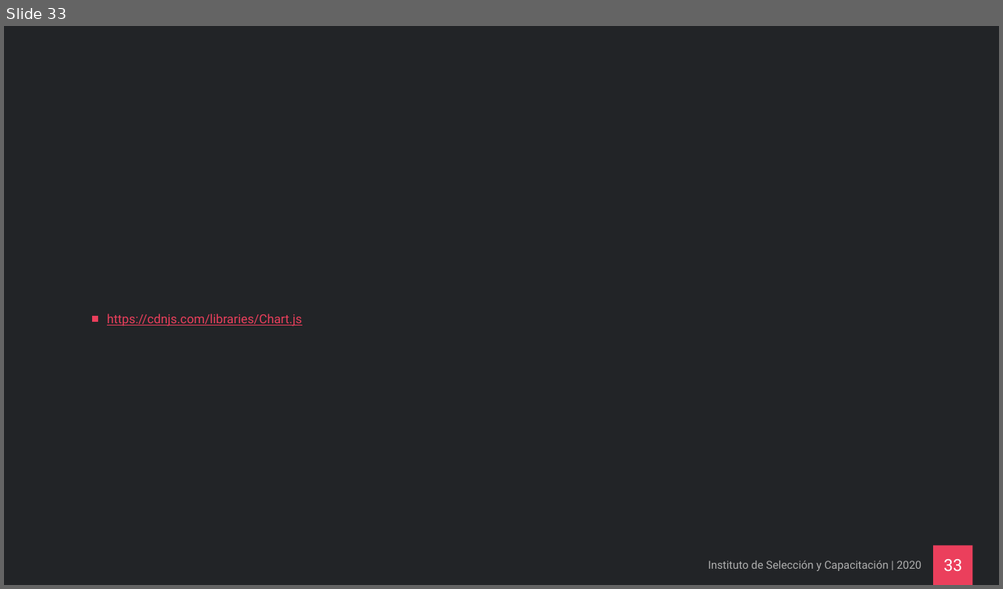
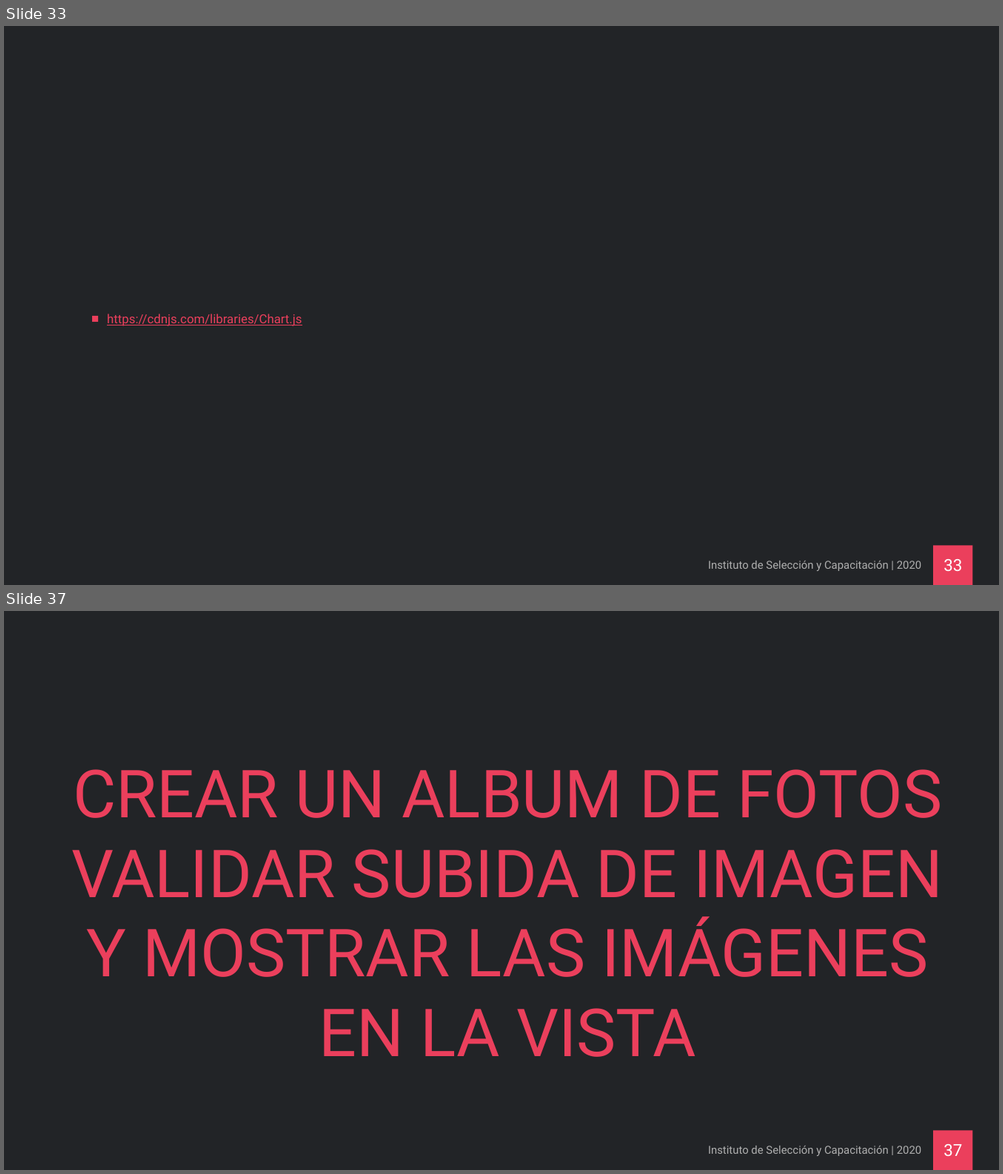
Before and after one commit to ricardo77a/curso-laravel-intermedio-dev, a slide deck: Curso Laravel Intermedio.pptx. Shown one above the other, each under a label of ours: slide 33 before the commit, slides 33 and 37 after it; the slides between them are not shown. The pictures are 1003x589 and 1003x1174 pixels, drawn with LibreOffice and Linux fonts; fonts in the diff are those of the drawing; background and template pictures are left out. Boxes give left, top, right and bottom in pixels: in the first picture for what was removed or moved away, otherwise in the second. Text is boxed around its words. In the diff, an @@ line names an element or a change of style, - is before the commit and + after.

```diff
--- a/Curso Laravel Intermedio.pptx
+++ b/Curso Laravel Intermedio.pptx
@@ slide 37 added at (x1=4, y1=611, x2=999, y2=1170), background #222427; not listed: 1 template element that a slide beside it also shows @@
@@ title added at (x1=71, y1=769, x2=943, y2=1057), 96 pt, text #EB3F5C @@
+CREAR UN ALBUM DE FOTOS
+VALIDAR SUBIDA DE IMAGEN Y MOSTRAR LAS IMÁGENES EN LA VISTA
@@ text added at (x1=708, y1=1146, x2=921, y2=1156), 16 pt, text #B0B0B0 @@
+Instituto de Selección y Capacitación | 2020
@@ page number added at (x1=943, y1=1145, x2=962, y2=1156), 24 pt, text #FFFFFF @@
+37
```
Also in this commit, not shown: 8 other slides added.
